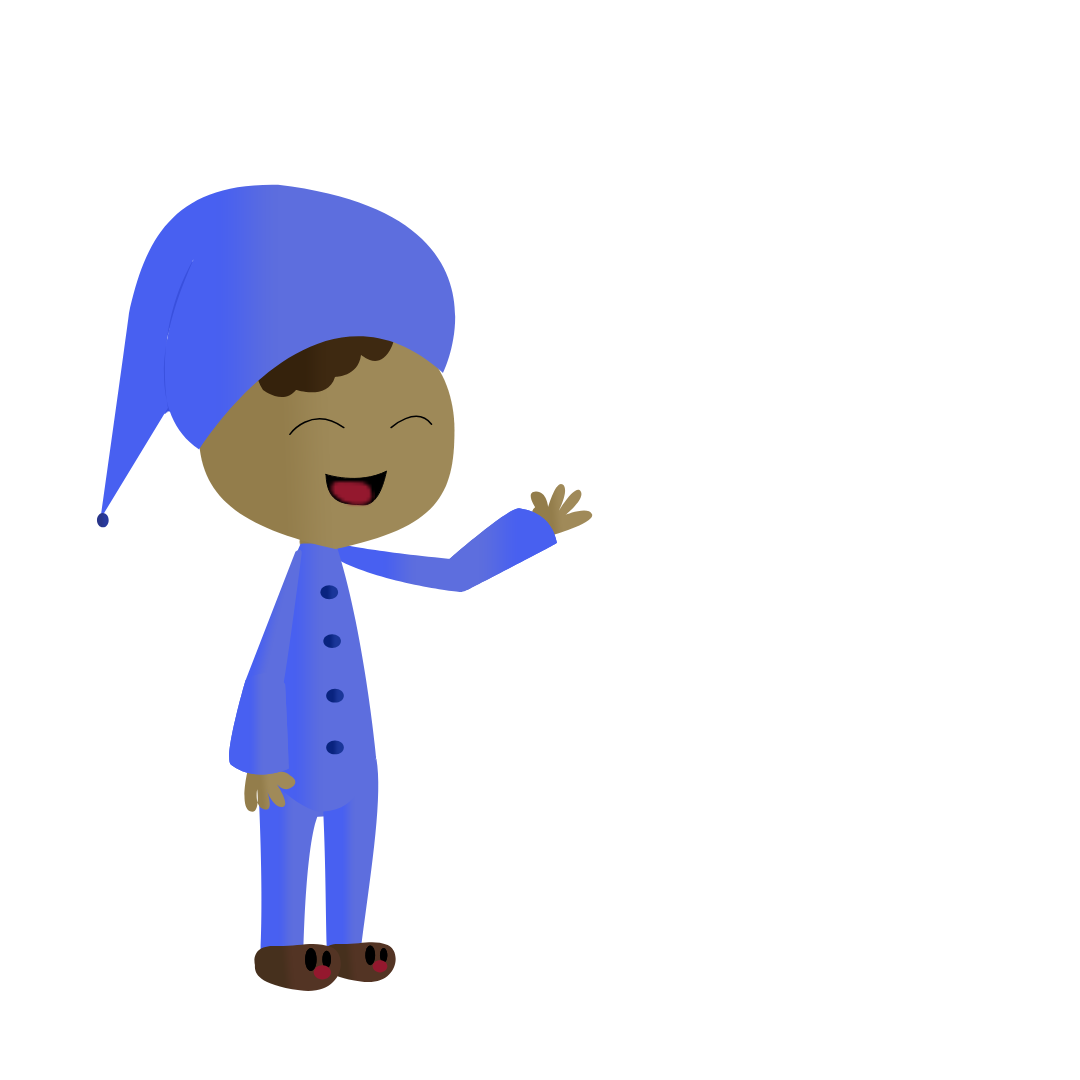
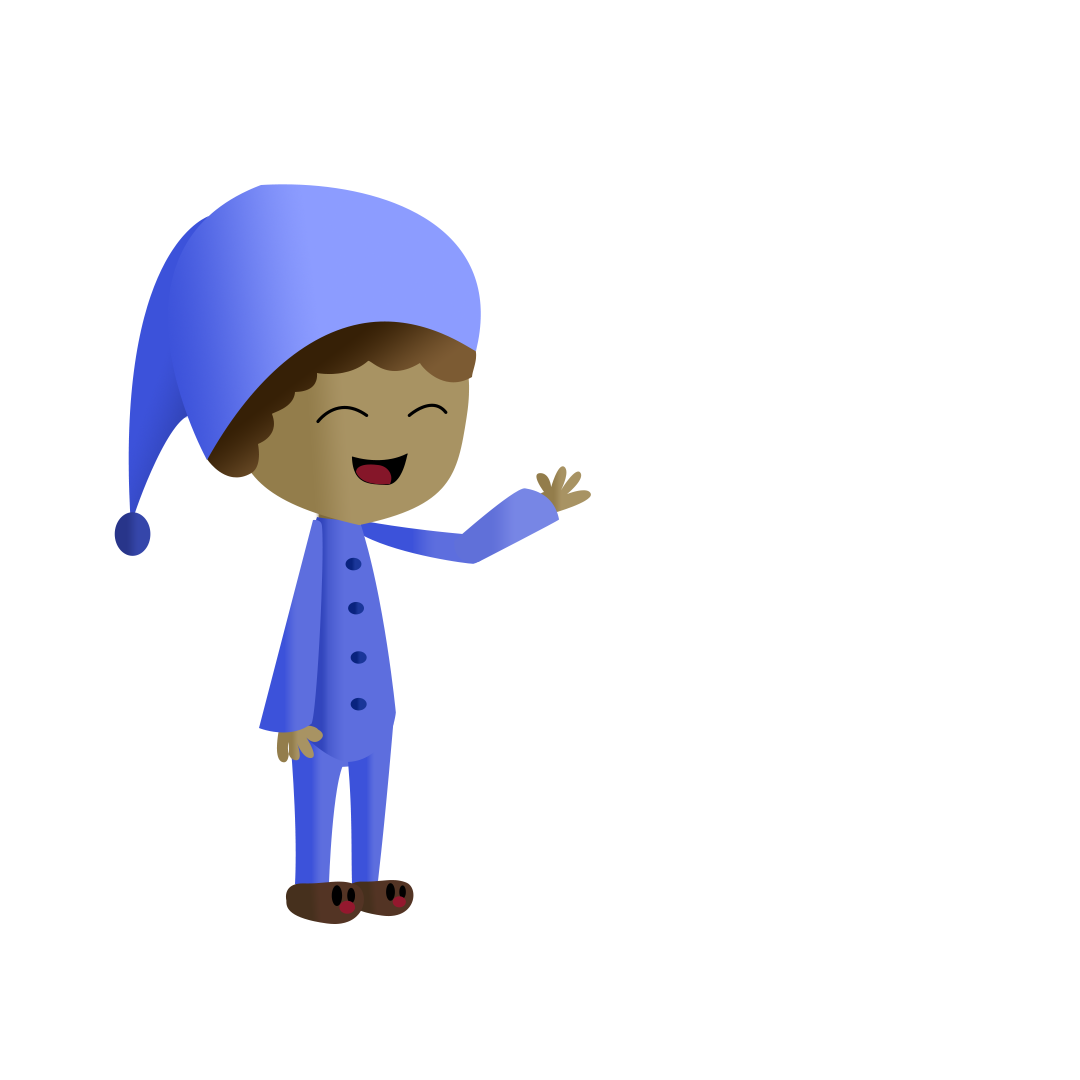
Two versions of the same layered image (1080x1080). Layer-by-layer changes:
painted on "BOLA GORRO", unmasked it over bbox(114, 512, 151, 556)
added layer "Shape 1" above "Shape 2" over bbox(167, 184, 481, 460)
added layer "Shape 2" above "Shape 3" over bbox(128, 216, 209, 527)
added layer "Shape 3" above "GORRO" over bbox(207, 307, 477, 478)
hid "GORRO", painted on it, unmasked it over bbox(116, 184, 478, 544)
removed layer "Camada 6" over bbox(149, 261, 198, 414)
added layer "OLHOE" above "NARIZ PANTUFA" over bbox(316, 405, 369, 424)
painted on "BRAÇO D", unmasked it over bbox(454, 488, 560, 563)
painted on "MAO D", unmasked it over bbox(536, 466, 591, 513)
moved "ANTEBRACO E" above "MAO E", painted on it, unmasked it over bbox(259, 519, 323, 733)
painted on "MAO E", unmasked it over bbox(276, 724, 323, 763)
removed layer "Camada 2" over bbox(329, 480, 375, 507)
added layer "PE" above "NARIZ PANTUFA D" over bbox(285, 881, 364, 924)
added layer "PE D" above "Shape 4" over bbox(347, 880, 414, 917)
added layer "Shape 4" above "boca" over bbox(356, 464, 392, 485)
painted on "boca", unmasked it over bbox(351, 453, 408, 485)
painted on "PERNA D", unmasked it over bbox(348, 722, 394, 891)
painted on "PERNA E", unmasked it over bbox(288, 719, 345, 893)
painted on "BOLA CABEÇA", unmasked it over bbox(235, 314, 470, 526)
painted on "CORPO", unmasked it over bbox(284, 517, 396, 767)
painted on "ANTEBRACO D", unmasked it over bbox(360, 520, 487, 564)
removed layer "Camada 5" over bbox(299, 534, 341, 553)
added layer "PINTURA GORRO" above "Layer 2" over bbox(160, 245, 227, 418)
added layer "Layer 2" above "Layer 1" over bbox(314, 501, 360, 534)
…and 11 more changes (11 added)
